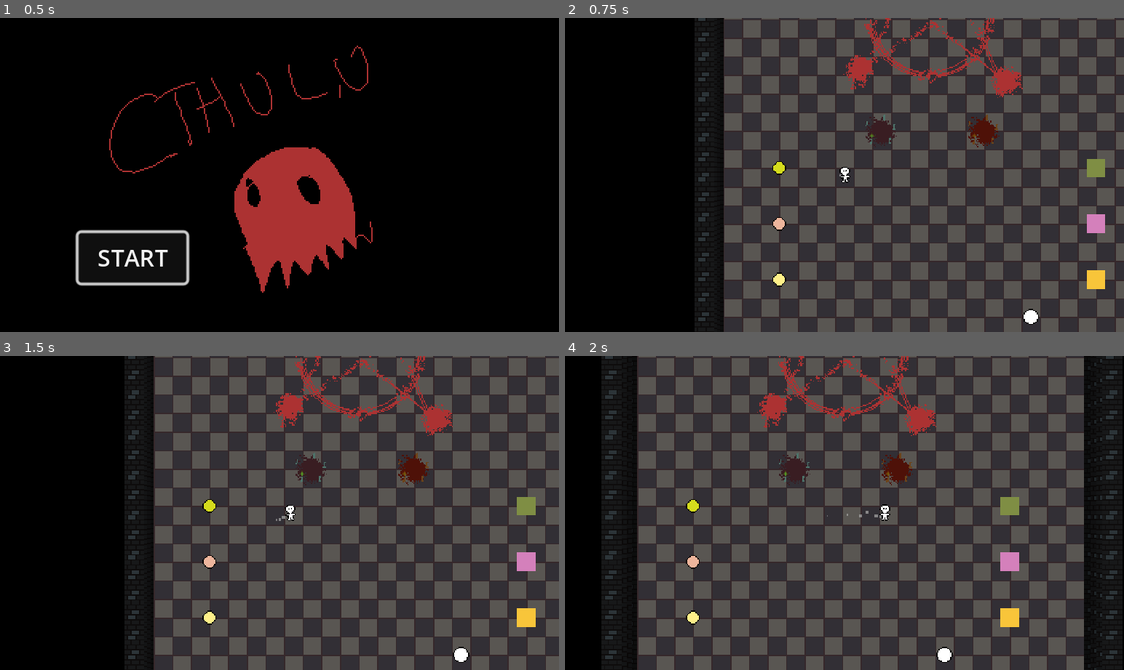
Above: before the commit, frames 1-4 (two rows, left to right).
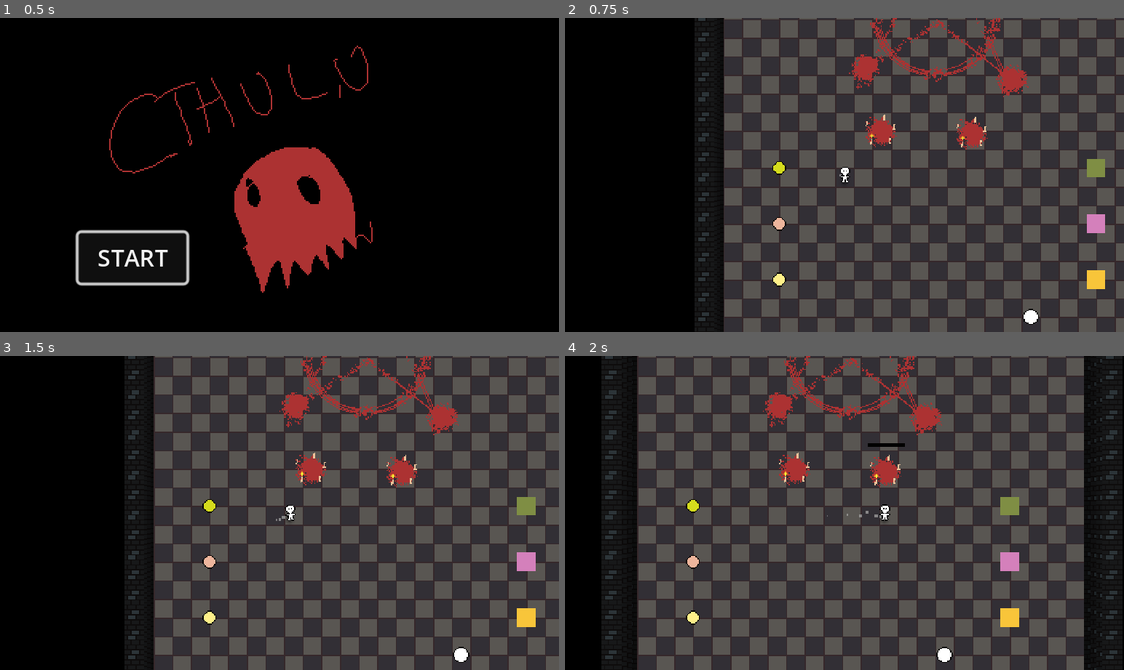
Above: after the commit, the same moments.

Repository: Allov/ld55
Game: Godot game, scene res://scenes/main.tscn
Same seed, same stepped clock (60 frames per second), same inputs: the game is played once before the commit and once after it. The engine's default icon, where the game draws it, is replaced by a stand-in: a white triangle on a blue panel in a dark square.
Inputs:
- Up to frame 1 (0.5 s): no input
- Up to frame 2 (0.75 s): click "START" at 0.5 s
- Up to frame 3 (1.5 s): tap Enter at 1.25 s; hold D (move_right) from 1.28 s (still down); hold E (action) from 1.28 s (still down)
- Up to frame 4 (2 s): keep holding D (move_right); keep holding E (action)

Frame 1 is identical in both runs. In frame 2, 2.3% of the frame differs, in the area x 49-83%, y 0-53%; in frame 3, 2.3%; in frame 4, 2.3%, in the area x 34-68%, y 0-54%.

Commit message:
summoning!

Diff:
--- a/components/health.gd
+++ b/components/health.gd
@@ -4,7 +4,7 @@
 signal health_changed(diff: int)
 signal health_depleted()
 
-@export_range(1, 10) var max_health: int = 5 : set = set_max_health, get = get_max_health
+@export_range(1, 500) var max_health: int = 5 : set = set_max_health, get = get_max_health
 
 @onready var health: int = max_health : set = set_health, get = get_health
 
@@ -14,7 +14,7 @@
 	if is_dead:
 		return
 
-	var clamped_value = clamp(value, 1, 10)
+	var clamped_value = clamp(value, 1, 500)
 
 	if not clamped_value == max_health:
 		max_health = clamped_value
--- a/project.godot
+++ b/project.godot
@@ -31,6 +31,14 @@
 
 [input]
 
+ui_accept={
+"deadzone": 0.5,
+"events": [Object(InputEventKey,"resource_local_to_scene":false,"resource_name":"","device":0,"window_id":0,"alt_pressed":false,"shift_pressed":false,"ctrl_pressed":false,"meta_pressed":false,"pressed":false,"keycode":4194309,"physical_keycode":0,"key_label":0,"unicode":0,"echo":false,"script":null)
+, Object(InputEventKey,"resource_local_to_scene":false,"resource_name":"","device":0,"window_id":0,"alt_pressed":false,"shift_pressed":false,"ctrl_pressed":false,"meta_pressed":false,"pressed":false,"keycode":4194310,"physical_keycode":0,"key_label":0,"unicode":0,"echo":false,"script":null)
+, Object(InputEventKey,"resource_local_to_scene":false,"resource_name":"","device":0,"window_id":0,"alt_pressed":false,"shift_pressed":false,"ctrl_pressed":false,"meta_pressed":false,"pressed":false,"keycode":32,"physical_keycode":0,"key_label":0,"unicode":32,"echo":false,"script":null)
+, Object(InputEventJoypadButton,"resource_local_to_scene":false,"resource_name":"","device":-1,"button_index":0,"pressure":0.0,"pressed":true,"script":null)
+]
+}
 move_left={
 "deadzone": 0.5,
 "events": [Object(InputEventKey,"resource_local_to_scene":false,"resource_name":"","device":-1,"window_id":0,"alt_pressed":false,"shift_pressed":false,"ctrl_pressed":false,"meta_pressed":false,"pressed":false,"keycode":0,"physical_keycode":65,"key_label":0,"unicode":97,"echo":false,"script":null)
--- a/scenes/enemies/default_enemy.tscn
+++ b/scenes/enemies/default_enemy.tscn
@@ -6,7 +6,7 @@
 [ext_resource type="Script" path="res://components/health.gd" id="3_iblko"]
 
 [sub_resource type="RectangleShape2D" id="RectangleShape2D_puqex"]
-size = Vector2(133, 132)
+size = Vector2(32, 32)
 
 [sub_resource type="CircleShape2D" id="CircleShape2D_jpgry"]
 
--- a/scenes/enemies/enemy1.tscn
+++ b/scenes/enemies/enemy1.tscn
@@ -1,13 +1,26 @@
-[gd_scene load_steps=4 format=3 uid="uid://dax2c82gpwk0b"]
+[gd_scene load_steps=5 format=3 uid="uid://dax2c82gpwk0b"]
 
 [ext_resource type="PackedScene" uid="uid://dd8ldwyy5jgt5" path="res://scenes/enemies/default_enemy.tscn" id="1_cww2c"]
 [ext_resource type="PackedScene" uid="uid://dpb7gm4aw8gle" path="res://scenes/projectiles/projectile_enemy.tscn" id="2_5p0cg"]
-[ext_resource type="Texture2D" uid="uid://bibfu4vviqawt" path="res://scenes/enemies/bober.png" id="3_iasyq"]
+[ext_resource type="Texture2D" uid="uid://cu58degfcb1jt" path="res://assets/monster_1.png" id="3_bian5"]
+
+[sub_resource type="RectangleShape2D" id="RectangleShape2D_ikquk"]
+size = Vector2(32, 32)
 
 [node name="Enemy" instance=ExtResource("1_cww2c")]
 projectile_scene = ExtResource("2_5p0cg")
 
 [node name="Sprite2D" parent="." index="0"]
 position = Vector2(0, 0.999995)
-scale = Vector2(0.18, 0.195266)
-texture = ExtResource("3_iasyq")
+texture = ExtResource("3_bian5")
+
+[node name="Health" parent="." index="2"]
+max_health = 500
+
+[node name="CollisionShape2D" parent="Hurtbox" index="0"]
+position = Vector2(0, 0)
+shape = SubResource("RectangleShape2D_ikquk")
+
+[node name="DetectionArea" parent="." index="4"]
+collision_layer = 64
+collision_mask = 128
--- a/scenes/fridge.tscn
+++ b/scenes/fridge.tscn
@@ -1,9 +1,3 @@
-[gd_scene load_steps=2 format=3 uid="uid://d3ijvg2j6cpda"]
-
-[ext_resource type="Texture2D" uid="uid://cihsr10066tvu" path="res://assets/summoning-circle.png" id="1_t8xht"]
+[gd_scene format=3 uid="uid://d3ijvg2j6cpda"]
 
 [node name="Fridge" type="Node2D"]
-
-[node name="Summoning-circle" type="Sprite2D" parent="."]
-position = Vector2(179, 137)
-texture = ExtResource("1_t8xht")
--- a/scenes/guards/default_guard.tscn
+++ b/scenes/guards/default_guard.tscn
@@ -35,6 +35,8 @@
 shape = SubResource("RectangleShape2D_6wyab")
 
 [node name="DetectionArea" type="Area2D" parent="."]
+collision_layer = 128
+collision_mask = 64
 
 [node name="CollisionShape2D" type="CollisionShape2D" parent="DetectionArea"]
 scale = Vector2(50, 50)
--- a/scenes/guards/guard1.tscn
+++ b/scenes/guards/guard1.tscn
@@ -1,16 +1,22 @@
-[gd_scene load_steps=4 format=3 uid="uid://byphuqq7bbdpu"]
+[gd_scene load_steps=5 format=3 uid="uid://byphuqq7bbdpu"]
 
 [ext_resource type="PackedScene" uid="uid://c6djtlfpv5wcp" path="res://scenes/guards/default_guard.tscn" id="1_ggsk1"]
-[ext_resource type="Texture2D" uid="uid://xevj41aijxgi" path="res://scenes/guards/dog.png" id="2_0ts63"]
 [ext_resource type="PackedScene" uid="uid://cm4fc8vn2pg73" path="res://scenes/projectiles/projectile_ally.tscn" id="2_8xhd0"]
+[ext_resource type="Texture2D" uid="uid://bmq8u2af8bbea" path="res://assets/guard1.png" id="3_kns5d"]
+
+[sub_resource type="RectangleShape2D" id="RectangleShape2D_h5tly"]
+size = Vector2(16, 16)
 
 [node name="Guard" instance=ExtResource("1_ggsk1")]
 projectile_scene = ExtResource("2_8xhd0")
 
 [node name="Sprite2D" parent="." index="0"]
-position = Vector2(-1.90735e-06, -2.32458e-06)
-scale = Vector2(0.283871, 0.253465)
-texture = ExtResource("2_0ts63")
+position = Vector2(-9.53676e-07, -2.32458e-06)
+texture = ExtResource("3_kns5d")
 
 [node name="Health" parent="." index="2"]
 max_health = 3
+
+[node name="CollisionShape2D" parent="Hurtbox" index="0"]
+position = Vector2(0, 0)
+shape = SubResource("RectangleShape2D_h5tly")
--- a/scenes/kitchen.tscn
+++ b/scenes/kitchen.tscn
@@ -8,10 +8,9 @@
 [ext_resource type="Texture2D" uid="uid://b6nawrjt620yv" path="res://assets/cooking_station_c.png" id="6_5wowo"]
 [ext_resource type="PackedScene" uid="uid://35hhfhr26brw" path="res://scenes/plate.tscn" id="7_e4vjx"]
 [ext_resource type="PackedScene" uid="uid://c47xynln6fcmm" path="res://scenes/summon_guard_station.tscn" id="8_dcn42"]
-[ext_resource type="Texture2D" uid="uid://fqi8u3441678" path="res://assets/summoning-spot.png" id="8_pp1jv"]
-
-[sub_resource type="CircleShape2D" id="CircleShape2D_r5vrl"]
-radius = 18.0278
+[ext_resource type="PackedScene" uid="uid://b8ecdp4g5tyep" path="res://scenes/summon_enemy_station.tscn" id="9_85o4o"]
+[ext_resource type="Texture2D" uid="uid://cihsr10066tvu" path="res://assets/summoning-circle.png" id="10_b7unu"]
+[ext_resource type="PackedScene" uid="uid://dax2c82gpwk0b" path="res://scenes/enemies/enemy1.tscn" id="11_hmfi8"]
 
 [node name="Kitchen" type="Node2D"]
 
@@ -67,18 +66,33 @@
 
 [node name="SummonGuardArea" parent="." instance=ExtResource("8_dcn42")]
 position = Vector2(136, 16)
+spawn_points = Array[NodePath]([NodePath("../Summoning-circle/SummonTarget1"), NodePath("../Summoning-circle/SummonTarget2"), NodePath("../Summoning-circle/SummonTarget3"), NodePath("../Summoning-circle/SummonTarget4"), NodePath("../Summoning-circle/SummonTarget5")])
 
-[node name="SummonMonsterArea" type="Area2D" parent="."]
-modulate = Color(0.454902, 0.345098, 0.164706, 1)
-position = Vector2(224, 16)
-collision_layer = 8
-collision_mask = 4
+[node name="SummonEnemyArea" parent="." instance=ExtResource("9_85o4o")]
+position = Vector2(214, 18)
+spawn_point = NodePath("../Summoning-circle/SummonEnemyTarget")
+enemy_scene = ExtResource("11_hmfi8")
 
-[node name="Sprite2D" type="Sprite2D" parent="SummonMonsterArea"]
-texture = ExtResource("8_pp1jv")
+[node name="Summoning-circle" type="Sprite2D" parent="."]
+position = Vector2(184, -80)
+texture = ExtResource("10_b7unu")
 
-[node name="CollisionShape2D" type="CollisionShape2D" parent="SummonMonsterArea"]
-shape = SubResource("CircleShape2D_r5vrl")
+[node name="SummonTarget1" type="Node2D" parent="Summoning-circle"]
+position = Vector2(-62, 43)
+
+[node name="SummonTarget2" type="Node2D" parent="Summoning-circle"]
+position = Vector2(63, 53)
+
+[node name="SummonTarget3" type="Node2D" parent="Summoning-circle"]
+position = Vector2(81, -48)
+
+[node name="SummonTarget4" type="Node2D" parent="Summoning-circle"]
+position = Vector2(3, -86)
+
+[node name="SummonTarget5" type="Node2D" parent="Summoning-circle"]
+position = Vector2(-67, -55)
+
+[node name="SummonEnemyTarget" type="Node2D" parent="Summoning-circle"]
 
 [editable path="CookingStationB"]
 [editable path="CookingStationC"]
--- a/scenes/player.tscn
+++ b/scenes/player.tscn
@@ -1,7 +1,8 @@
-[gd_scene load_steps=12 format=3 uid="uid://b4ck1ajh7elbm"]
+[gd_scene load_steps=13 format=3 uid="uid://b4ck1ajh7elbm"]
 
 [ext_resource type="Script" path="res://scripts/player.gd" id="1_qmujo"]
 [ext_resource type="Texture2D" uid="uid://bqujgyr3aaqwj" path="res://assets/player.png" id="2_kghhj"]
+[ext_resource type="Texture2D" uid="uid://d2mt8s4xttpj7" path="res://assets/shadow.png" id="2_u5l8y"]
 [ext_resource type="Script" path="res://components/hurtbox.gd" id="3_v62kt"]
 
 [sub_resource type="Curve" id="Curve_frggu"]
@@ -64,6 +65,11 @@
 motion_mode = 1
 script = ExtResource("1_qmujo")
 
+[node name="Shadow" type="Sprite2D" parent="."]
+modulate = Color(1, 1, 1, 0.47451)
+position = Vector2(0, 6)
+texture = ExtResource("2_u5l8y")
+
 [node name="Trailing" type="CPUParticles2D" parent="."]
 position = Vector2(0, 3)
 lifetime = 0.6
@@ -75,7 +81,6 @@
 color_ramp = SubResource("Gradient_j43rs")
 
 [node name="Icon" type="Sprite2D" parent="."]
-rotation = -0.0450098
 texture = ExtResource("2_kghhj")
 
 [node name="CollisionShape2D" type="CollisionShape2D" parent="."]
--- a/scenes/projectiles/default_projectile.tscn
+++ b/scenes/projectiles/default_projectile.tscn
@@ -1,8 +1,12 @@
-[gd_scene load_steps=6 format=3 uid="uid://2rfcretcyro7"]
+[gd_scene load_steps=8 format=3 uid="uid://2rfcretcyro7"]
 
 [ext_resource type="Texture2D" uid="uid://dw3sgmr1e5tp3" path="res://icon.svg" id="1_0k5yn"]
 [ext_resource type="Script" path="res://scripts/projectile.gd" id="1_2o7k1"]
+[ext_resource type="Texture2D" uid="uid://d2mt8s4xttpj7" path="res://assets/shadow.png" id="2_4llyh"]
 [ext_resource type="Script" path="res://components/hitbox.gd" id="2_wap7x"]
+
+[sub_resource type="Gradient" id="Gradient_ncdr6"]
+colors = PackedColorArray(0.870588, 0.34902, 0.364706, 1, 0.819608, 0.133333, 0.266667, 0)
 
 [sub_resource type="RectangleShape2D" id="RectangleShape2D_3ov1f"]
 size = Vector2(21, 38)
@@ -13,7 +17,23 @@
 [node name="Projectile" type="Area2D"]
 script = ExtResource("1_2o7k1")
 
+[node name="Shadow" type="Sprite2D" parent="."]
+z_index = 1
+position = Vector2(4, 0)
+texture = ExtResource("2_4llyh")
+
+[node name="CPUParticles2D" type="CPUParticles2D" parent="."]
+position = Vector2(-3, 0)
+amount = 128
+lifetime = 0.5
+emission_shape = 3
+emission_rect_extents = Vector2(1, 16)
+direction = Vector2(0, 0)
+gravity = Vector2(0, 0)
+color_ramp = SubResource("Gradient_ncdr6")
+
 [node name="Sprite2D" type="Sprite2D" parent="."]
+z_index = 2
 texture = ExtResource("1_0k5yn")
 
 [node name="CollisionShape2D" type="CollisionShape2D" parent="."]
--- a/scenes/projectiles/projectile_ally.tscn
+++ b/scenes/projectiles/projectile_ally.tscn
@@ -1,19 +1,18 @@
 [gd_scene load_steps=3 format=3 uid="uid://cm4fc8vn2pg73"]
 
 [ext_resource type="PackedScene" uid="uid://2rfcretcyro7" path="res://scenes/projectiles/default_projectile.tscn" id="1_agwvo"]
-[ext_resource type="Texture2D" uid="uid://ds2tovxar4sg5" path="res://scenes/projectiles/cat.png" id="2_gdxv4"]
+[ext_resource type="Texture2D" uid="uid://dsc3ifqgu5xi0" path="res://assets/projectile_2.png" id="2_ovs8q"]
 
 [node name="Projectile" instance=ExtResource("1_agwvo")]
 collision_layer = 16
 collision_mask = 64
 
-[node name="Sprite2D" parent="." index="0"]
-scale = Vector2(0.025, 0.025)
-texture = ExtResource("2_gdxv4")
+[node name="Sprite2D" parent="." index="2"]
+texture = ExtResource("2_ovs8q")
 
-[node name="CollisionShape2D" parent="." index="1"]
+[node name="CollisionShape2D" parent="." index="3"]
 position = Vector2(-0.5, 0)
 
-[node name="Hitbox" parent="." index="2"]
+[node name="Hitbox" parent="." index="4"]
 collision_layer = 16
 collision_mask = 64
--- a/scenes/projectiles/projectile_enemy.tscn
+++ b/scenes/projectiles/projectile_enemy.tscn
@@ -1,15 +1,14 @@
 [gd_scene load_steps=3 format=3 uid="uid://dpb7gm4aw8gle"]
 
 [ext_resource type="PackedScene" uid="uid://2rfcretcyro7" path="res://scenes/projectiles/default_projectile.tscn" id="1_xn25i"]
-[ext_resource type="Texture2D" uid="uid://ds2tovxar4sg5" path="res://scenes/projectiles/cat.png" id="2_o8gu4"]
+[ext_resource type="Texture2D" uid="uid://4ys0kasqid" path="res://assets/projectile_1.png" id="2_1epdi"]
 
 [node name="Projectile" instance=ExtResource("1_xn25i")]
 collision_layer = 32
 collision_mask = 132
 
 [node name="Sprite2D" parent="." index="0"]
-scale = Vector2(0.025, 0.025)
-texture = ExtResource("2_o8gu4")
+texture = ExtResource("2_1epdi")
 
 [node name="Hitbox" parent="." index="2"]
 collision_layer = 32
--- /dev/null
+++ b/scenes/summon_enemy_station.tscn
@@ -0,0 +1,23 @@
+[gd_scene load_steps=5 format=3 uid="uid://b8ecdp4g5tyep"]
+
+[ext_resource type="Script" path="res://scripts/summoning-enemy-station.gd" id="1_xwt3o"]
+[ext_resource type="PackedScene" uid="uid://c03o2t1nb3ls8" path="res://assets/progress_bar.tscn" id="3_uv8a3"]
+[ext_resource type="Texture2D" uid="uid://fqi8u3441678" path="res://assets/summoning-spot.png" id="4_32iin"]
+
+[sub_resource type="CircleShape2D" id="CircleShape2D_r5vrl"]
+radius = 18.0278
+
+[node name="SummonEnemyArea" type="Area2D"]
+collision_layer = 8
+script = ExtResource("1_xwt3o")
+
+[node name="ProgressBar" parent="." instance=ExtResource("3_uv8a3")]
+visible = false
+offset_top = -24.0
+offset_bottom = -21.0
+
+[node name="Sprite2D" type="Sprite2D" parent="."]
+texture = ExtResource("4_32iin")
+
+[node name="CollisionShape2D" type="CollisionShape2D" parent="."]
+shape = SubResource("CircleShape2D_r5vrl")
--- a/scenes/summon_guard_station.tscn
+++ b/scenes/summon_guard_station.tscn
@@ -9,7 +9,6 @@
 radius = 18.0278
 
 [node name="SummonGuardArea" type="Area2D"]
-modulate = Color(0.329412, 0.588235, 0.686275, 1)
 collision_layer = 8
 script = ExtResource("1_6gs44")
 guard_scene = ExtResource("2_r3seb")
--- a/scripts/enemy.gd
+++ b/scripts/enemy.gd
@@ -1,5 +1,7 @@
 class_name Enemy
 extends CharacterBody2D
+
+signal health_depleted(enemy)
 
 @export var projectile_scene: PackedScene
 @export var detection_area: Area2D
@@ -19,6 +21,7 @@
 func _process(delta):
 	if can_shoot:
 		if guard == null:
+			print($DetectionArea.get_overlapping_bodies())
 			for body in $DetectionArea.get_overlapping_bodies():
 				if body.is_in_group("guards"):
 					guard = body
@@ -40,4 +43,5 @@
 	can_shoot = true
 
 func _on_health_health_depleted():
+	health_depleted.emit(self)
 	queue_free()
--- a/scripts/guard.gd
+++ b/scripts/guard.gd
@@ -1,5 +1,7 @@
 class_name Guard
 extends CharacterBody2D
+
+signal health_depleted(guard)
 
 @export var projectile_scene: PackedScene
 @export_range(1, 10) var attack_delay: float = 2
@@ -34,4 +36,5 @@
 	can_shoot = true
 
 func _on_health_health_depleted():
+	health_depleted.emit(self)
 	queue_free()
--- a/scripts/player.gd
+++ b/scripts/player.gd
@@ -11,6 +11,7 @@
 var object_in_hand: Node2D = null
 var cooking_station_in_range: CookingStation = null
 var summoning_guard_station_in_range: SummoningGuardStation = null
+var summoning_enemy_station_in_range: SummoningEnemyStation = null
 
 func _ready():
 	$CookArea.connect("body_entered", _on_CookArea_body_entered)
@@ -45,6 +46,9 @@
 
 	if summoning_guard_station_in_range and Input.is_action_pressed("action"):
 		summoning_guard_station_in_range.progress()
+
+	if summoning_enemy_station_in_range and Input.is_action_pressed("action"):
+		summoning_enemy_station_in_range.progress()
 
 func get_object_in_range():
 	var objects_in_range = $GrabArea.get_overlapping_bodies()
@@ -129,7 +133,14 @@
 	if area is SummoningGuardStation:
 		summoning_guard_station_in_range = area
 
+	if area is SummoningEnemyStation:
+		summoning_enemy_station_in_range = area
+
 func _on_CookArea_area_exited(area):
 	if area is SummoningGuardStation:
 		summoning_guard_station_in_range.reset_progress()
 		summoning_guard_station_in_range = null
+
+	if area is SummoningEnemyStation:
+		summoning_enemy_station_in_range.reset_progress()
+		summoning_enemy_station_in_range = null
--- /dev/null
+++ b/scripts/summoning-enemy-station.gd
@@ -0,0 +1,45 @@
+extends Area2D
+class_name SummoningEnemyStation
+
+@export var spawn_point: NodePath
+@export var enemy_scene: PackedScene = null
+@export var progress_value: float = 0.5
+
+var current_enemy = null
+
+func summon_enemy():
+	if current_enemy != null:
+		return false
+
+	var enemy = enemy_scene.instantiate()
+	get_node("/root/Restaurant").add_child(enemy)
+	enemy.connect("health_depleted", _free_summon_point)
+
+	enemy.global_position = get_node(spawn_point).global_position
+
+	current_enemy = enemy
+
+	return true
+
+func progress():
+	$ProgressBar.visible = true
+	$ProgressBar.value += progress_value * get_process_delta_time()
+
+	if $ProgressBar.value >= 1.0:
+		$ProgressBar.value = 0.0
+		summon_enemy()
+
+func reset_progress():
+	$ProgressBar.visible = false
+	$ProgressBar.value = 0.0
+
+# Called when the node enters the scene tree for the first time.
+func _ready():
+	pass
+
+# Called every frame. 'delta' is the elapsed time since the previous frame.
+func _process(delta):
+	pass
+
+func _free_summon_point(guard):
+	print("Enemy died ", guard)
--- a/scripts/summoning-guard-station.gd
+++ b/scripts/summoning-guard-station.gd
@@ -5,9 +5,28 @@
 @export var guard_scene: PackedScene = null
 @export var progress_value: float = 0.5
 
+var summon_points = {}
+
 func summon_guard():
+	var index = -1
+	for point in summon_points:
+		if summon_points[point] == null:
+			index = point
+
+	print(index)
+	if index < 0:
+		return false
+
 	var guard = guard_scene.instantiate()
 	get_node("/root/Restaurant").add_child(guard)
+	guard.connect("health_depleted", _free_summon_point)
+
+	var spawn_point = spawn_points[index]
+	guard.global_position = get_node(spawn_point).global_position
+
+	summon_points[index] = guard
+
+	return true
 
 func progress():
 	$ProgressBar.visible = true
@@ -23,8 +42,12 @@
 
 # Called when the node enters the scene tree for the first time.
 func _ready():
-	pass
+	for i in range(spawn_points.size()):
+		summon_points[i] = null
 
 # Called every frame. 'delta' is the elapsed time since the previous frame.
 func _process(delta):
 	pass
+
+func _free_summon_point(guard):
+	print("Guard died ", guard)
Binary file added: assets/guard1.png
Not shown, added: assets/guard1.png.import
Binary file added: assets/guard2.png
Not shown, added: assets/guard2.png.import
Binary file added: assets/guard3.png
Not shown, added: assets/guard3.png.import
Binary file added: assets/guard4.png
Not shown, added: assets/guard4.png.import
Binary file added: assets/monster_1.png
Not shown, added: assets/monster_1.png.import
Binary file added: assets/projectile_1.png
Not shown, added: assets/projectile_1.png.import
(and 5 more such lines)
